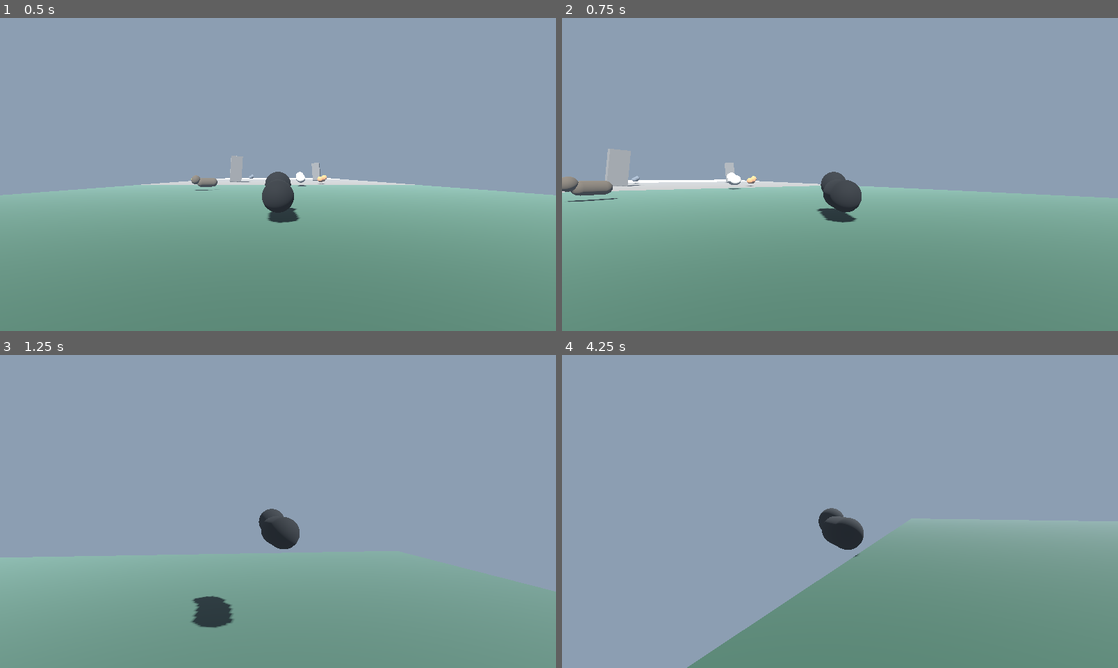
Above: before the commit, frames 1-4 (two rows, left to right).
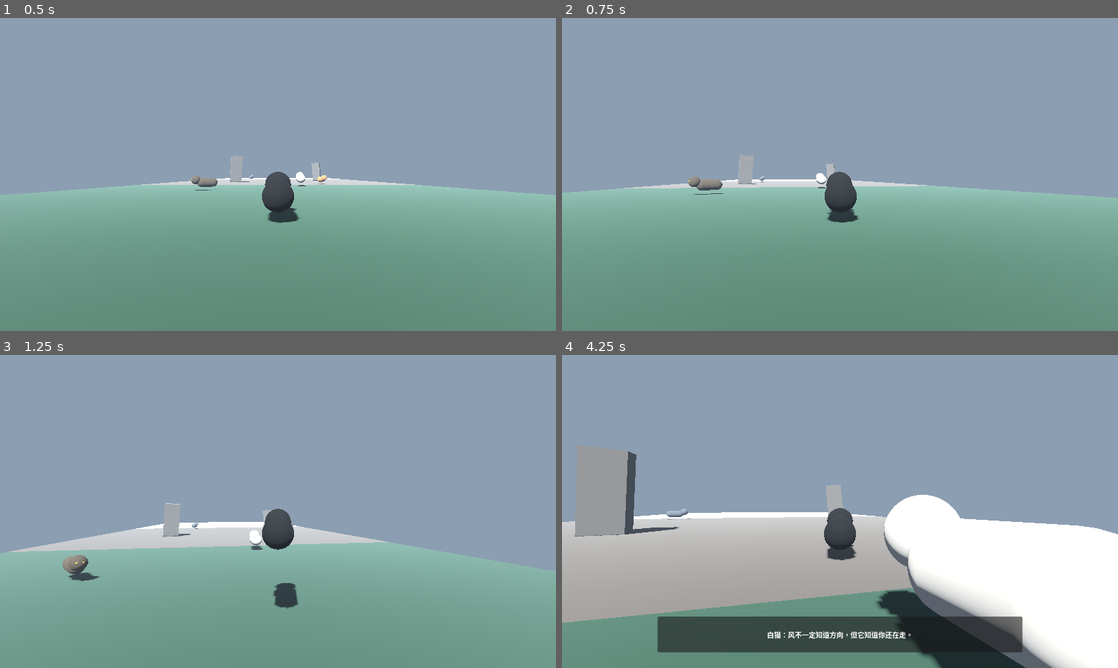
Above: after the commit, the same moments.

Repository: 11010tianyi/black-cat-journey
Game: Godot game, scene res://scenes/main.tscn
Two runs of this game, one before a commit and one after it. Both use one fixed random seed, a clock stepped at 60 frames per second and the inputs below.
Inputs (mouse positions are in pixels of both pictures, inside the frame that each line leads up to):
- Up to frame 1 (0.5 s): no input
- Up to frame 2 (0.75 s): tap Enter at 0.5 s; move the mouse to (867, 174) at 0.52 s; hold W from 0.53 s (still down); hold Shift from 0.53 s (still down)
- Up to frame 3 (1.25 s): keep holding W; keep holding Shift; tap Space at 0.77 s
- Up to frame 4 (4.25 s): keep holding W; move the mouse to (812, 511) at 1.27 s; release Shift at 1.28 s; tap E at 1.35, 2.85 s; tap Space at 1.52, 3.02, 3.77 s; move the mouse to (851, 505) at 2.02 s; hold Shift 2.03-2.78 s; move the mouse to (834, 517) at 2.77 s; move the mouse to (878, 514) at 3.52 s; hold Shift from 3.53 s (still down)

Frame 1 is identical in both runs. In frame 2, 2.1% of the frame differs, in the area x 0-100%, y 41-66%; in frame 3, 6.2%; in frame 4, 45%, in the area x 0-100%, y 30-100%.

Commit message:
Fix player movement camera coupling

Diff:
--- a/game/scripts/player_controller.gd
+++ b/game/scripts/player_controller.gd
@@ -12,6 +12,7 @@
 var _meow_timer := 0.0
 
 @onready var _camera_pivot: Node3D = $CameraPivot
+@onready var _visual_root: Node3D = $VisualRoot
 
 func _ready() -> void:
 	add_to_group("player")
@@ -54,7 +55,7 @@
 		velocity.x = direction.x * speed
 		velocity.z = direction.z * speed
 		var target_yaw := atan2(-direction.x, -direction.z)
-		rotation.y = lerp_angle(rotation.y, target_yaw, turn_speed * delta)
+		_visual_root.rotation.y = lerp_angle(_visual_root.rotation.y, target_yaw, turn_speed * delta)
 	else:
 		velocity.x = move_toward(velocity.x, 0.0, speed * 5.0 * delta)
 		velocity.z = move_toward(velocity.z, 0.0, speed * 5.0 * delta)
